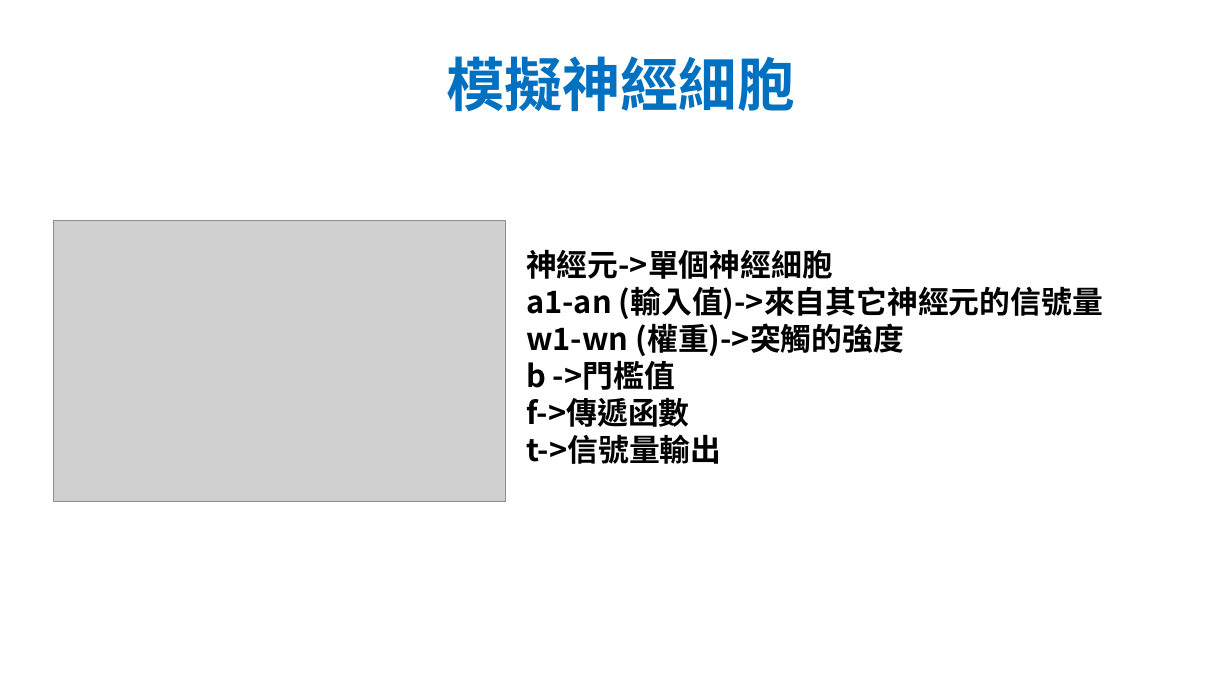
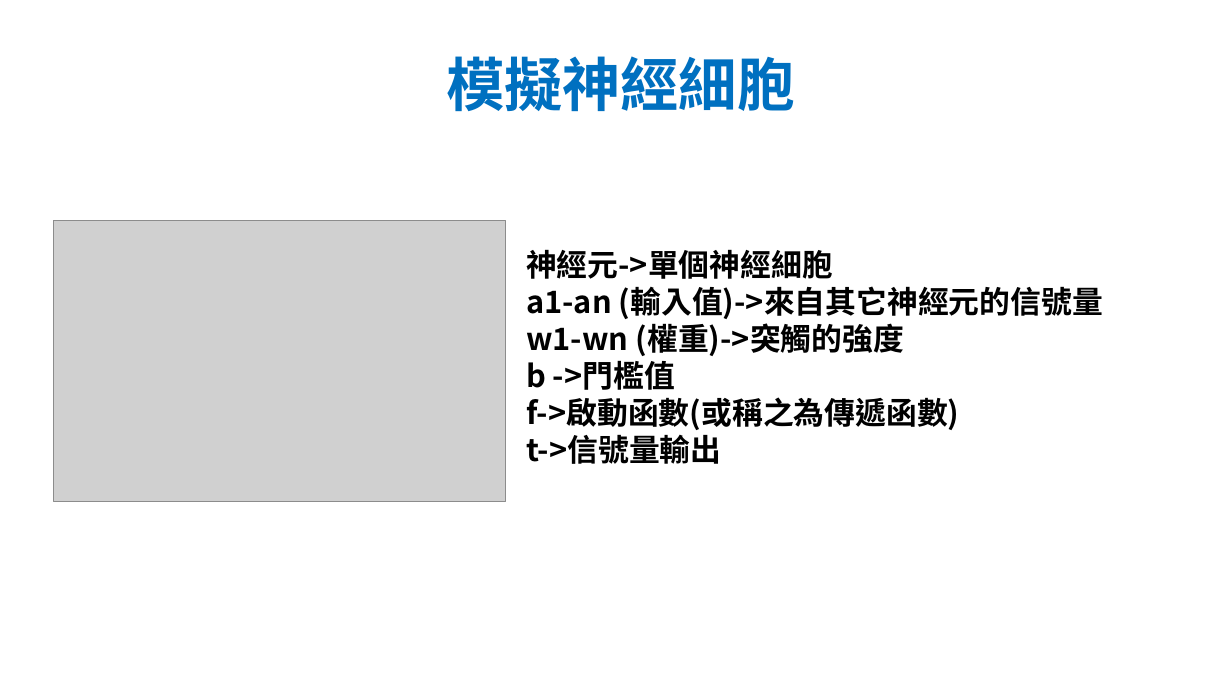
Before and after one commit to joshhu/cht_pytorch_201910, a slide deck: slide 3 of 02 - Neural Network.pptx. Drawn at 1232x693 pixels with LibreOffice and Linux fonts; fonts in the diff are those of the drawing; grey boxes stand for pictures. Boxes give left, top, right and bottom in pixels: in the first picture for what was removed or moved away, otherwise in the second. Text is boxed around its words. In the diff, an @@ line names an element or a change of style, - is before the commit and + after.

```diff
--- a/02 - Neural Network.pptx
+++ b/02 - Neural Network.pptx
@@ text at bbox=[526, 397, 959, 430]: text changed @@
-f->傳遞函數
+f->啟動函數(或稱之為傳遞函數)
```
Also in this commit, not shown: 3 other slides changed, 1 slide added, 15 other files.
